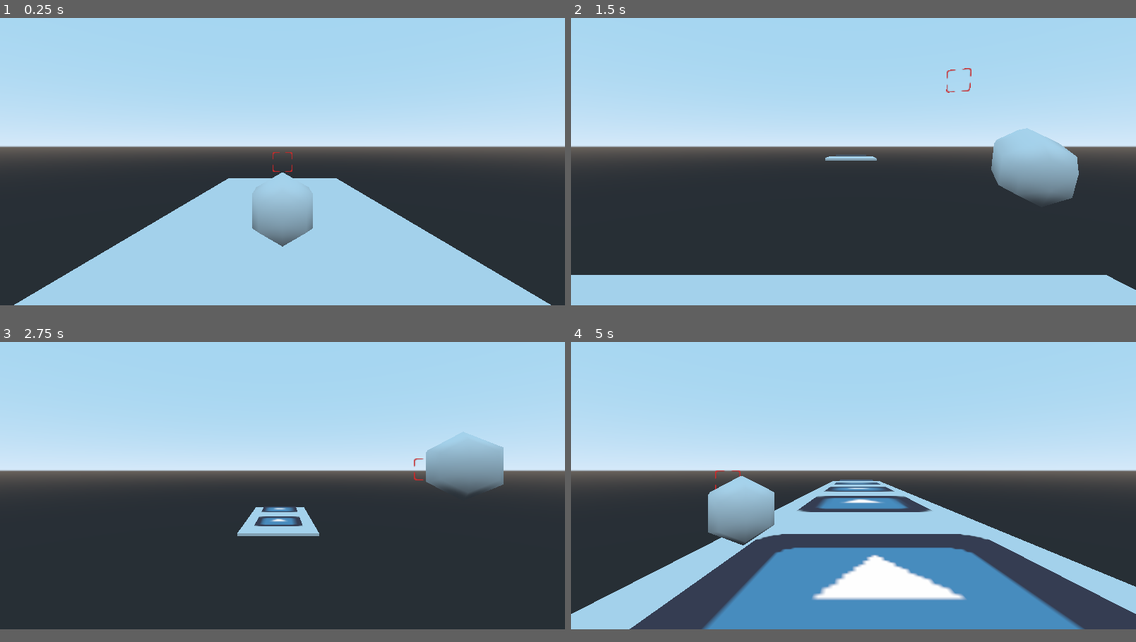
Above: before the commit, frames 1-4 (two rows, left to right).
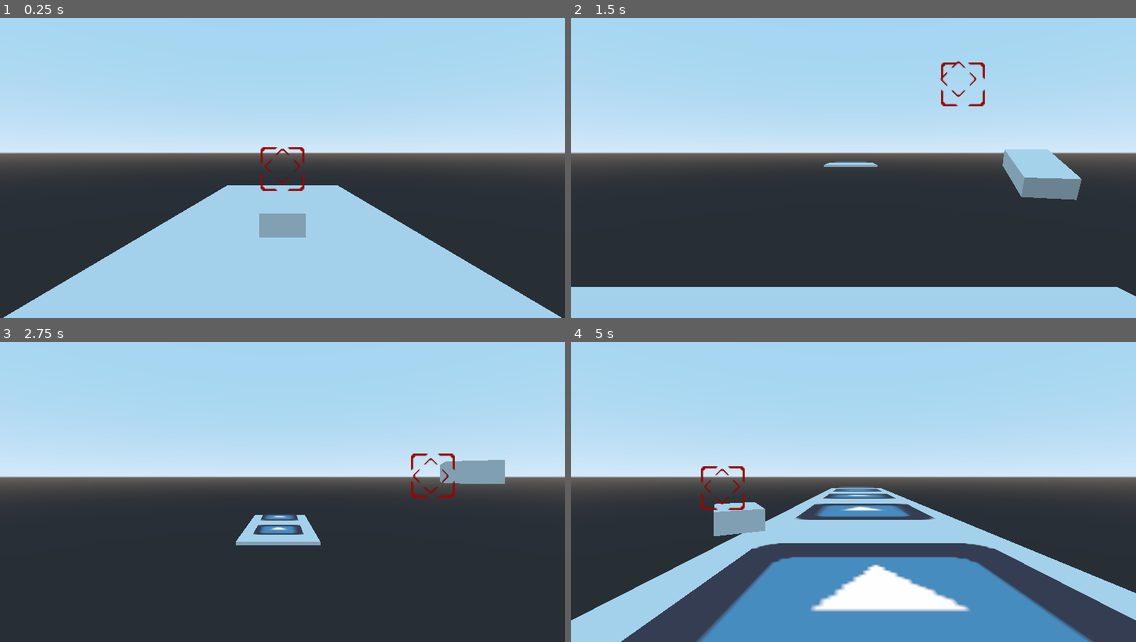
Above: after the commit, the same moments.

Repository: Aprikot-Games/MiniJam64
Game: Godot game, scene res://Level.tscn
Two runs of this game, one before a commit and one after it. Both use one fixed random seed, a clock stepped at 60 frames per second and the inputs below. The project has no main scene, so this scene is started directly. The engine's default icon, where the game draws it, is replaced by a stand-in: a white triangle on a blue panel in a dark square.
Inputs:
- Up to frame 1 (0.25 s): no input
- Up to frame 2 (1.5 s): hold D (move_right) 0.53-1.28 s; hold S (move_down) from 1.28 s (still down)
- Up to frame 3 (2.75 s): release S (move_down) at 2.03 s; hold D (move_right) from 2.03 s (still down)
- Up to frame 4 (5 s): release D (move_right) at 2.78 s; hold W (move_up) 2.78-3.53 s; hold A (move_left) from 3.53 s (still down)
The window is 800x450 before the commit and 800x468 after it. Grey fills any space a smaller window leaves; there, only what the larger window draws over its background counts as a difference.

The runs differ from the first frame. In frame 1, 6.2% of the frame differs, in the area x 0-100%, y 42-100%; in frame 2, 9.2%; in frame 3, 5.6%; in frame 4, 16%, in the area x 0-100%, y 41-100%.
Error before the commit: Invalid get index 'flags_no_depth_test' (on base: 'Sprite3D'). (res://Level.gd:9)

Commit message:
Working sights

Diff:
--- a/RailShooter/Level.gd
+++ b/RailShooter/Level.gd
@@ -6,7 +6,6 @@
 # Called when the node enters the scene tree for the first time.
 func _ready():
 	var crosshair = $Player/Ship/Crosshair
-	crosshair.flags_no_depth_test.set(false)
 	pass # Replace with function body.
 
 func _process(delta):
@@ -37,12 +36,9 @@
 		$Camera.transform.origin.y += 0.075
 	elif cam_diff_y < -0.5 and $Camera.transform.origin.y > -0.5:
 		$Camera.transform.origin.y -= 0.075
-	# Get the Z vector from the ship
-	var ship_vector = $Player/Ship.transform.basis.z
-	var cam_dif = $Camera.transform.origin.x - $Player/Ship.transform.origin.x
-	#var crosshair_x = (ship_vector.x * 4) + $Player/Ship.transform.origin.x/6
-	#var crosshair_y = (ship_vector.y * 4) + $Player/Ship.transform.origin.y/24
-	var crosshair_x = cam_dif/2
-	$Camera/Crosshair.transform.origin.x = crosshair_x
-	#$Camera/Crosshair.transform.origin.y = crosshair_y
-	print(ship_vector)
+	var near_aim = $Player/Ship/NearAim
+	var hud_near_aim = $CanvasLayer/NearAim
+	var far_aim = $Player/Ship/FarAim
+	var hud_far_aim = $CanvasLayer/FarAim
+	hud_near_aim.position = $Camera.unproject_position(near_aim.global_transform.origin)
+	hud_far_aim.position = $Camera.unproject_position(far_aim.global_transform.origin)
--- a/RailShooter/Level.tscn
+++ b/RailShooter/Level.tscn
@@ -14,11 +14,6 @@
 [node name="Camera" type="Camera" parent="."]
 transform = Transform( -1, 0, 3.25841e-07, 0, 1, 0, -3.25841e-07, 0, -1, 0, 4.277, -10 )
 
-[node name="Crosshair" type="Sprite3D" parent="Camera"]
-transform = Transform( 0.075, 5.32907e-16, 0, -5.32907e-16, 0.075, 0, 0, 0, 0.075, 4.355, 2.45, -3.5 )
-visible = false
-texture = ExtResource( 4 )
-
 [node name="TerrainBlock" type="MeshInstance" parent="."]
 transform = Transform( 5, 0, 0, 0, 0.2, 0, 0, 0, 15, 0, 0, 0 )
 mesh = SubResource( 1 )
@@ -26,3 +21,14 @@
 
 [node name="Player" parent="." instance=ExtResource( 1 )]
 transform = Transform( 1, 0, 0, 0, 1, 0, 0, 0, 1, 0, 1.303, -3 )
+
+[node name="CanvasLayer" type="CanvasLayer" parent="."]
+
+[node name="NearAim" type="Sprite" parent="CanvasLayer"]
+scale = Vector2( 0.1, 0.1 )
+texture = ExtResource( 4 )
+
+[node name="FarAim" type="Sprite" parent="CanvasLayer"]
+rotation = 0.785398
+scale = Vector2( 0.06, 0.06 )
+texture = ExtResource( 4 )
--- a/RailShooter/Ship.tscn
+++ b/RailShooter/Ship.tscn
@@ -1,11 +1,8 @@
-[gd_scene load_steps=5 format=2]
+[gd_scene load_steps=4 format=2]
 
 [ext_resource path="res://Player.gd" type="Script" id=1]
-[ext_resource path="res://res/red-outline.png" type="Texture" id=2]
 
-[sub_resource type="CapsuleMesh" id=1]
-radial_segments = 6
-rings = 1
+[sub_resource type="CubeMesh" id=3]
 
 [sub_resource type="CapsuleShape" id=2]
 
@@ -15,13 +12,16 @@
 [node name="Ship" type="KinematicBody" parent="."]
 
 [node name="MeshInstance" type="MeshInstance" parent="Ship"]
-mesh = SubResource( 1 )
+transform = Transform( 0.6, 0, 0, 0, 0.3, 0, 0, 0, 1, 0, 0, 0 )
+mesh = SubResource( 3 )
 material/0 = null
 
 [node name="CollisionShape" type="CollisionShape" parent="Ship"]
 visible = false
 shape = SubResource( 2 )
 
-[node name="Crosshair" type="Sprite3D" parent="Ship"]
+[node name="NearAim" type="Spatial" parent="Ship"]
 transform = Transform( 0.3, 0, 0, 0, 0.3, 0, 0, 0, 0.3, 0, 0, 20 )
-texture = ExtResource( 2 )
+
+[node name="FarAim" type="Spatial" parent="Ship"]
+transform = Transform( 1, 0, 0, 0, 1, 0, 0, 0, 1, 0, 0, 25 )
--- a/RailShooter/project.godot
+++ b/RailShooter/project.godot
@@ -17,10 +17,6 @@
 
 config/name="Rail Shooter"
 config/icon="res://icon.png"
-
-[display]
-
-window/size/height=576
 
 [input]
 
